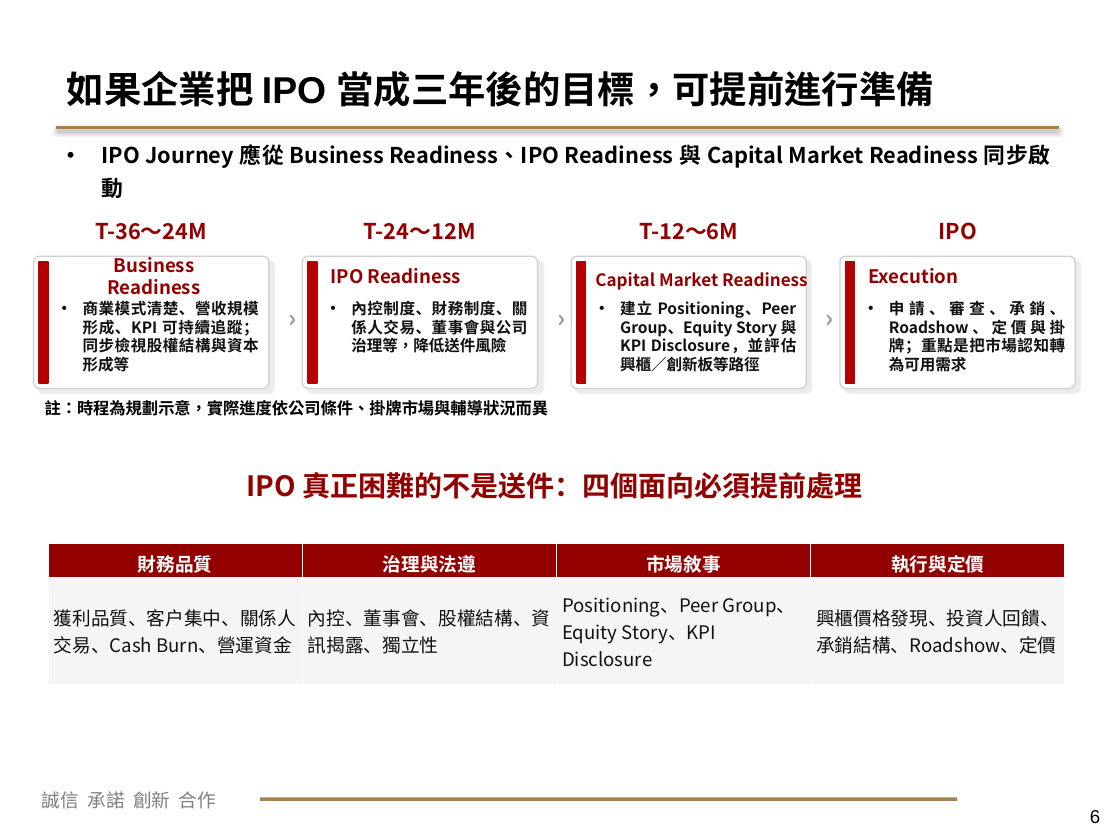
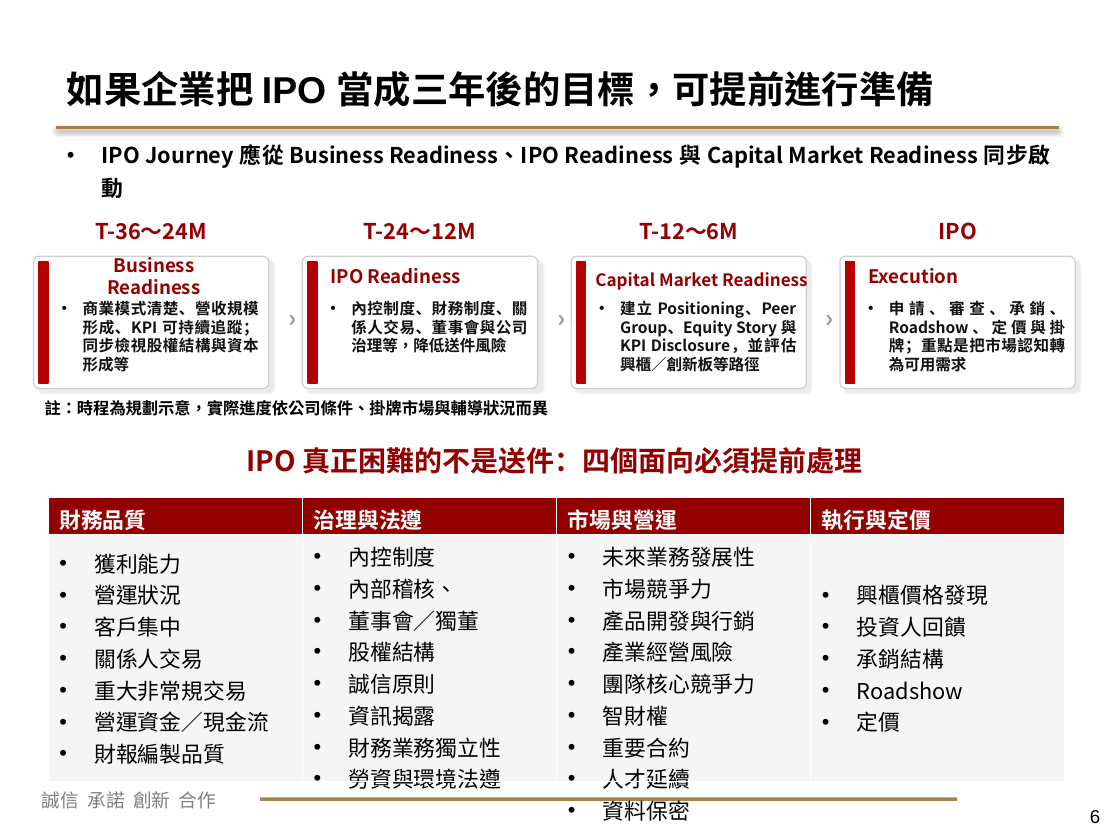
Before and after one commit to enchanting510075-web/AAA, a slide deck: slide 6 of Founders Luncheon Presentation_從新創到上市公司.pptx. Drawn at 1120x840 pixels with LibreOffice and Linux fonts; fonts in the diff are those of the drawing; background and template pictures are left out. Boxes give left, top, right and bottom in pixels: in the first picture for what was removed or moved away, otherwise in the second. Text is boxed around its words. In the diff, an @@ line names an element or a change of style, - is before the commit and + after.

```diff
--- a/Founders Luncheon Presentation_從新創到上市公司.pptx
+++ b/Founders Luncheon Presentation_從新創到上市公司.pptx
@@ text "IPO 真正困難的不是送件：四個面向必須提前處理": place and size @@
-text "IPO 真正困難的不是送件：四個面向必須提前處理" at [246,472,862,499]
+text "IPO 真正困難的不是送件：四個面向必須提前處理" at [246,447,862,474]
@@ table at [48,497,1065,825] @@
-row 1, column 3: 市場敘事
+row 1, column 3: 市場與營運
-row 2: 獲利品質、客戶集中、關係人交易、Cash Burn、營運資金 | 內控、董事會、股權結構、資訊揭露、獨立性 | Positioning、Peer Group、Equity Story、KPI Disclosure | 興櫃價格發現、投資人回饋、承銷結構、Roadshow、定價
+row 2: 獲利能力 / 營運狀況 / 客戶集中 / 關係人交易 / 重大非常規交易 / 營運資金／現金流 / 財報編製品質 | 內控制度 / 內部稽核、 / 董事會／獨董 / 股權結構 / 誠信原則 / 資訊揭露 / 財務業務獨立性 / 勞資與環境法遵 | 未來業務發展性 / 市場競爭力 / 產品開發與行銷 / 產業經營風險 / 團隊核心競爭力 / 智財權 / 重要合約 / 人才延續 / 資料保密 | 興櫃價格發現 / 投資人回饋 / 承銷結構 / Roadshow / 定價
@@ size 12 to 14 pt, font Noto Sans CJK TC to Noto Sans CJK SC in "財務品質", "治理與法遵", "執行與定價" @@
@@ alignment centre to justified @@
@@ table: place and size @@
-table at [48,544,1065,685]
+table at [48,497,1065,825]
```
Also in this commit, not shown: 5 other slides changed, 1 slide removed.
